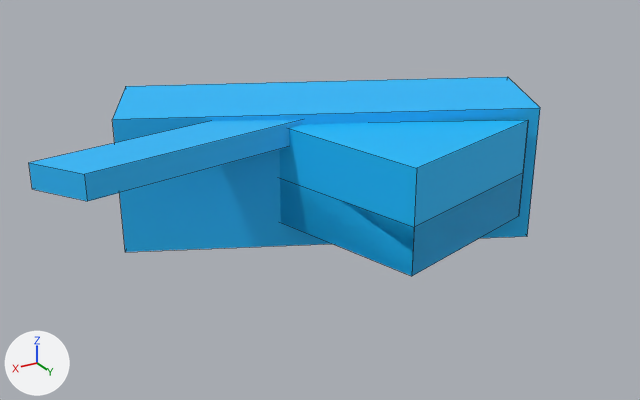
Renders of the FBX model Spellslingers/Assets/Models/Runes/Rune2NoStone.fbx from each side of a commit.
Before and after are seen from a 50 mm lens placed at (0.867, 0.204, 2.488), pointed at (-0.529, -2.122, 1.325). Arrows for +X, +Y and +Z are at lower left; the lights stay in place. Mesh edges are drawn as thin lines. Where no turn or scale is listed for an object, it has been applied to the vertices.

Before the edit, the objects in view are built like this:
```python
me_cube = bpy.data.meshes.new('Cube')
me_cube.from_pydata(...)  # 8 vertices, 6 faces; spans x -0.958..0.504, y -0.958..0.023, z 0.233..0.717
me_cube.materials.append(mat_material_003)  # cyan #1fbcff
me_cube_001 = bpy.data.meshes.new('Cube.001')
me_cube_001.from_pydata(...)  # 8 vertices, 6 faces; spans x -0.326..0.641, y -0.099..0.272, z -0.235..-0.121
me_cube_001.materials.append(mat_material)  # blue #26bcff
me_cube_003 = bpy.data.meshes.new('Cube.003')
me_cube_003.from_pydata(...)  # 11 vertices, 8 faces; spans x -0.617..0.142, y -0.593..-0.015, z 0.1..0.456
me_cube_003.materials.append(mat_material_002)  # cyan #00bcff
# before: 2 (-0.617, -0.188, 0.267) at pixel (522, 171), 3 (0.142, -0.593, 0.267), 8 (-0.615, -0.182, 0.267) at pixel (523, 172), 9 (-0.022, -0.015, 0.267) at pixel (414, 227)
ob_cube = bpy.data.objects.new('Cube', me_cube_003)
ob_cube.location = (-0.603, -1.716, 1.093)
ob_cube_001 = bpy.data.objects.new('Cube.001', me_cube)
ob_cube_001.location = (-0.482, -1.921, 0.869)
ob_cube_002 = bpy.data.objects.new('Cube.002', me_cube_001)
ob_cube_002.location = (-0.277, -2.34, 1.716)
```
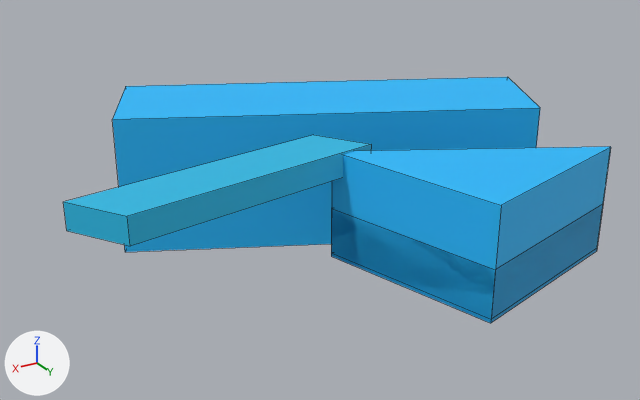
What differs and where, as boxes (x1, y1, x2, y2) in the pictures (640 x 400 px):
'Cube', reshaped, moved (12% wider, 13% taller): before (279, 120, 528, 276); after (331, 146, 611, 323)
'Cube.002', recoloured, moved: before (29, 120, 301, 201); after (63, 135, 372, 246)
part 1 of me_cube_003, built on (blue): after (331, 205, 603, 318)
part 2 of me_cube_003, recoloured: before (279, 120, 528, 276); after (331, 146, 611, 323)

The edits, one by one:
Material 'Material 15' (mat_material_15) is new.
Its base color is (0.0193, 0.5, 0.8) (cyan #26bce7).
Its roughness is 0.69.
me_cube_003 is used by ob_cube; location (-0.603, -1.716, 1.093).
Verts and faces of me_cube_003; kept vertices keep their numbers, new ones are numbered from 11.
me_cube_003 had 11 vertices, 8 faces and spanned x -0.617..0.142, y -0.593..-0.015, z 0.1..0.456.
me_cube_003 now has 15 vertices, 12 faces and spans x -0.617..0.142, y -0.593..-0.015, z 0.1..0.456.
Part 1, on me_cube_003:
Faces deleted: (2, 8, 9, 3).
New vertices 11 to 14 stand at vertices 2, 3, 8, 9, in that order, plus (0.0, 0.0, -0.155).
New faces: (8, 9, 14, 13), (11, 13, 14, 12), (3, 12, 14, 9), (2, 11, 12, 3), (2, 8, 13, 11).
me_cube_003 part 2: 7 faces spanning x -0.617..0.142, y -0.593..-0.015, z 0.1..0.456 switch from mat_material_002 (cyan #00bcff) to mat_material_003 (cyan #1fbcff).
me_cube_001 has 8 vertices, 6 faces and spans x -0.326..0.641, y -0.099..0.272, z -0.235..-0.121.
me_cube_001 no longer uses material mat_material (blue #26bcff).
me_cube_001 now uses material mat_material_15 (cyan #26bce7).
Object 'Cube' (ob_cube) moves from (-0.603, -1.716, 1.093) to (-0.613, -1.364, 1.103).
Object 'Cube.002' (ob_cube_002) moves from (-0.277, -2.34, 1.716) to (-0.281, -2.011, 1.716).
